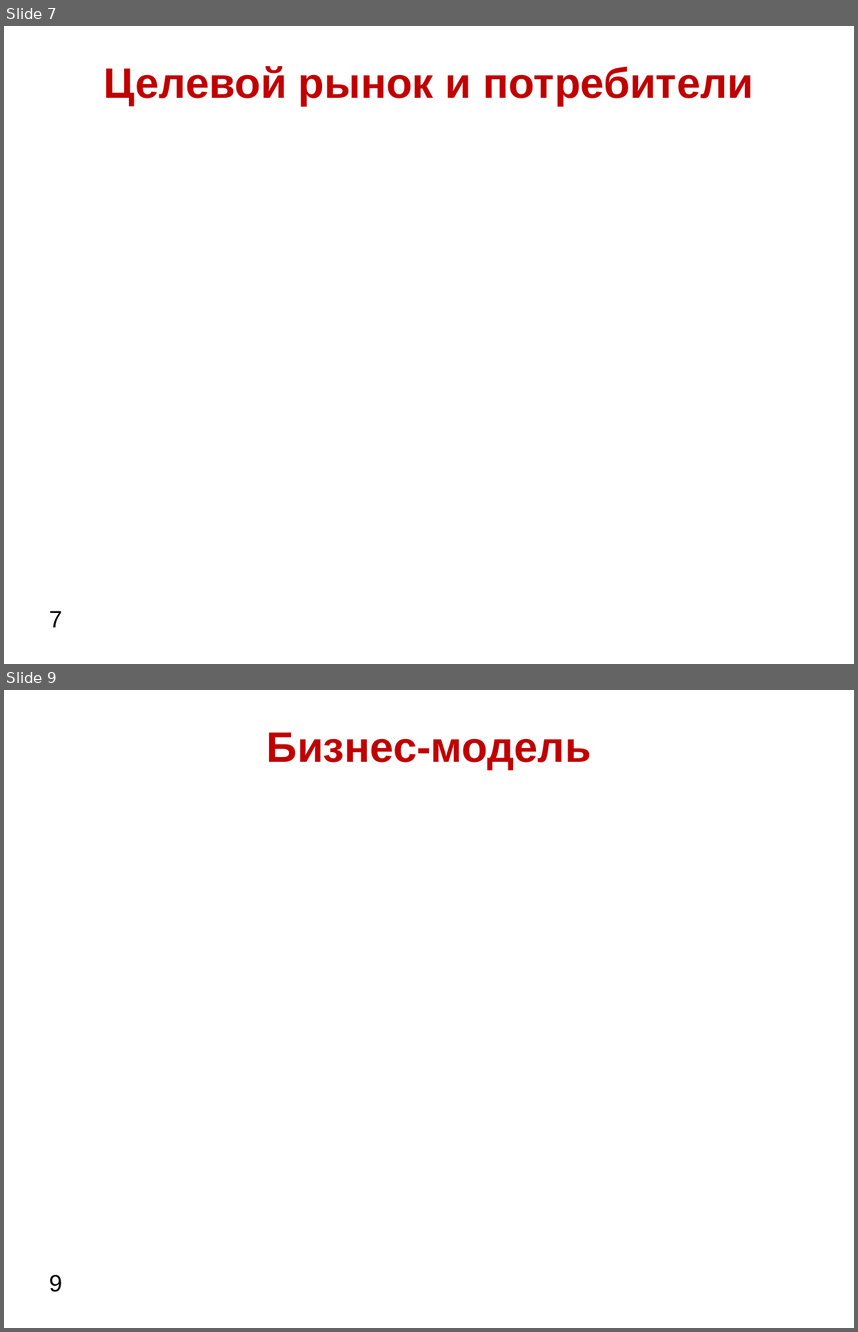
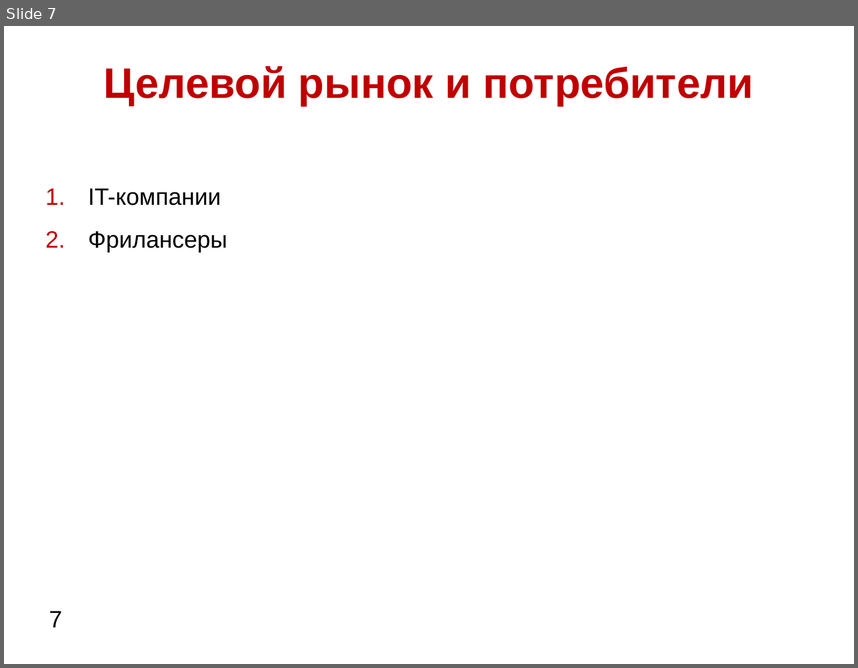
Before and after one commit to 7kia/InternetEntrepreneurship, a slide deck: Колчин.ppt. Shown one above the other, each under a label of ours: slides 7 and 9 before the commit, slide 7 after it; the slides between them are not shown. The pictures are 858x1332 and 858x668 pixels, drawn with LibreOffice and Linux fonts; fonts in the diff are those of the drawing; background and template pictures are left out. Boxes give left, top, right and bottom in pixels: in the first picture for what was removed or moved away, otherwise in the second. Text is boxed around its words. In the diff, an @@ line names an element or a change of style, - is before the commit and + after.

```diff
--- a/Колчин.ppt
+++ b/Колчин.ppt
@@ slide 9 removed at (4,690,854,1328), background picture (left out) @@
@@ text removed at (267,732,591,770) @@
-Бизнес-модель
@@ page number removed at (49,1274,62,1292) @@
-9
@@ slide 7 changed as well @@
@@ text added at (88,188,228,252), 20 pt, text #000000 @@
+1. IT-компании
+2. Фрилансеры
```
Also in this commit, not shown: 6 slides added, 6 other slides removed, 1 other file.
